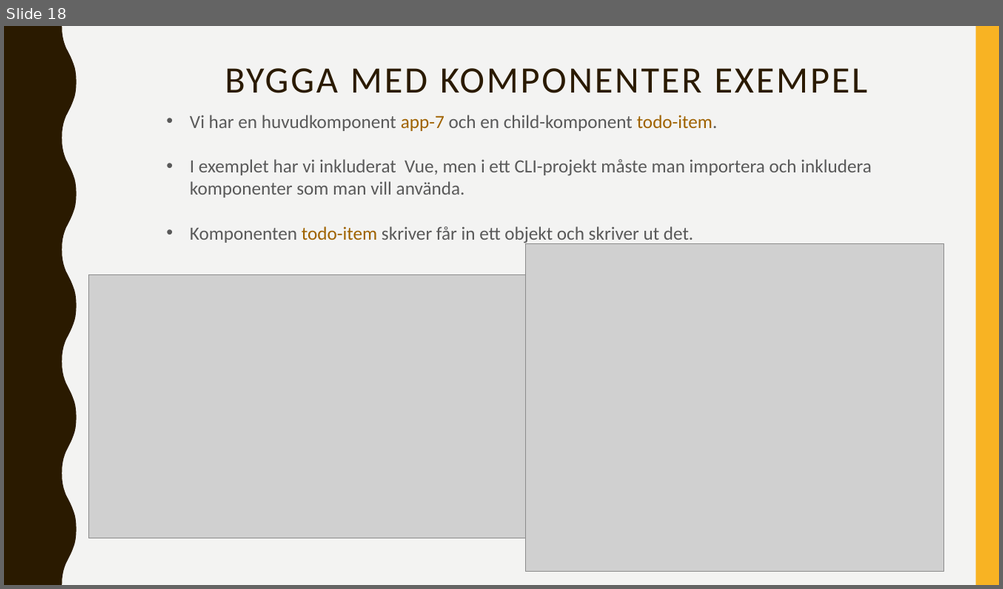
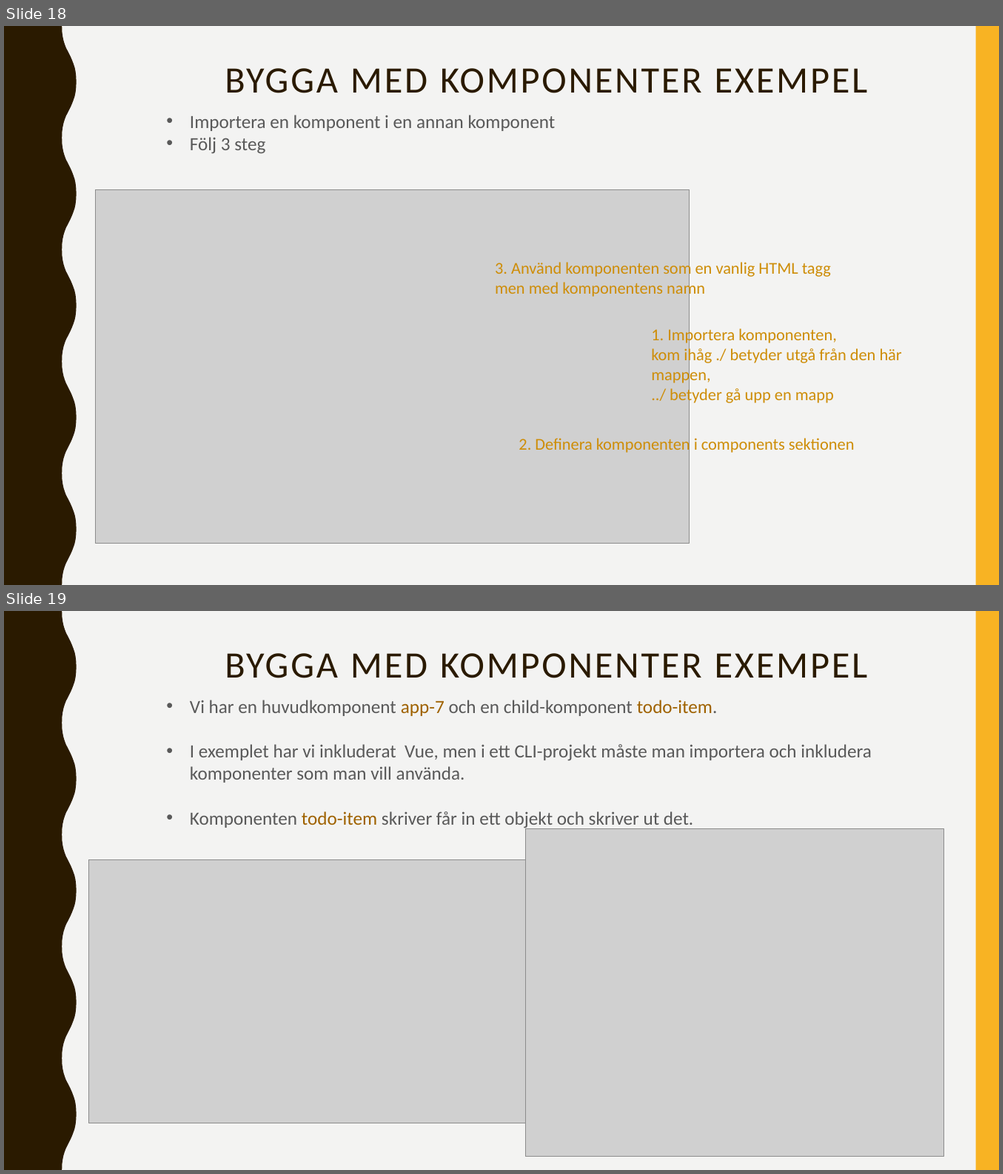
Before and after one commit to abbjetmus/programmering, a slide deck: Vue/Vue.pptx. Shown one above the other, each under a label of ours: slide 18 before the commit, slides 18 and 19 after it. The pictures are 1003x589 and 1003x1174 pixels, drawn with LibreOffice and Linux fonts; fonts in the diff are those of the drawing; grey boxes stand for pictures. Boxes give left, top, right and bottom in pixels: in the first picture for what was removed or moved away, otherwise in the second. Text is boxed around its words. In the diff, an @@ line names an element or a change of style, - is before the commit and + after.

```diff
--- a/Vue/Vue.pptx
+++ b/Vue/Vue.pptx
@@ slide 18 added at bbox=[4, 26, 999, 585], background #F3F3F2; not listed: 2 template elements that a slide beside it also shows @@
@@ title added at bbox=[225, 68, 868, 93], 36 pt, text #2A1A00 @@
+BYGGA MED KOMPONENTER EXEMPEL
@@ text added at bbox=[190, 115, 555, 154], 18 pt, text #595959 @@
+• Importera en komponent i en annan komponent
+• Följ 3 steg
@@ picture added at bbox=[96, 190, 690, 544] @@
@@ text added at bbox=[495, 260, 831, 298], 16 pt, text #CE8D07 @@
+3. Använd komponenten som en vanlig HTML tagg
+men med komponentens namn
@@ text added at bbox=[651, 326, 902, 405], 16 pt, text #CE8D07 @@
+1. Importera komponenten,
+kom ihåg ./ betyder utgå från den här mappen,
+../ betyder gå upp en mapp
@@ text added at bbox=[518, 437, 854, 455], 16 pt, text #CE8D07 @@
+2. Definera komponenten i components sektionen
@@ what was slide 18 is now slide 19 @@
```
Also in this commit, not shown: 1 other slide added, 1 other file.
